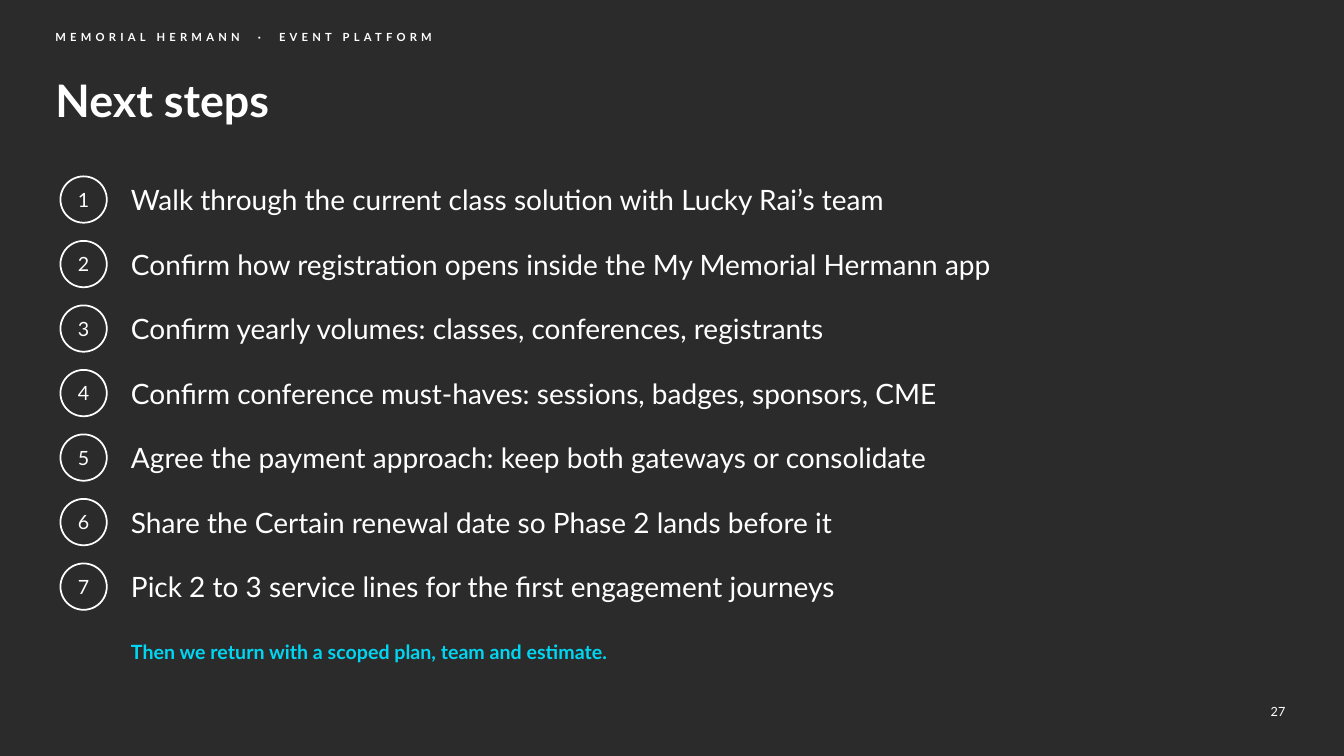
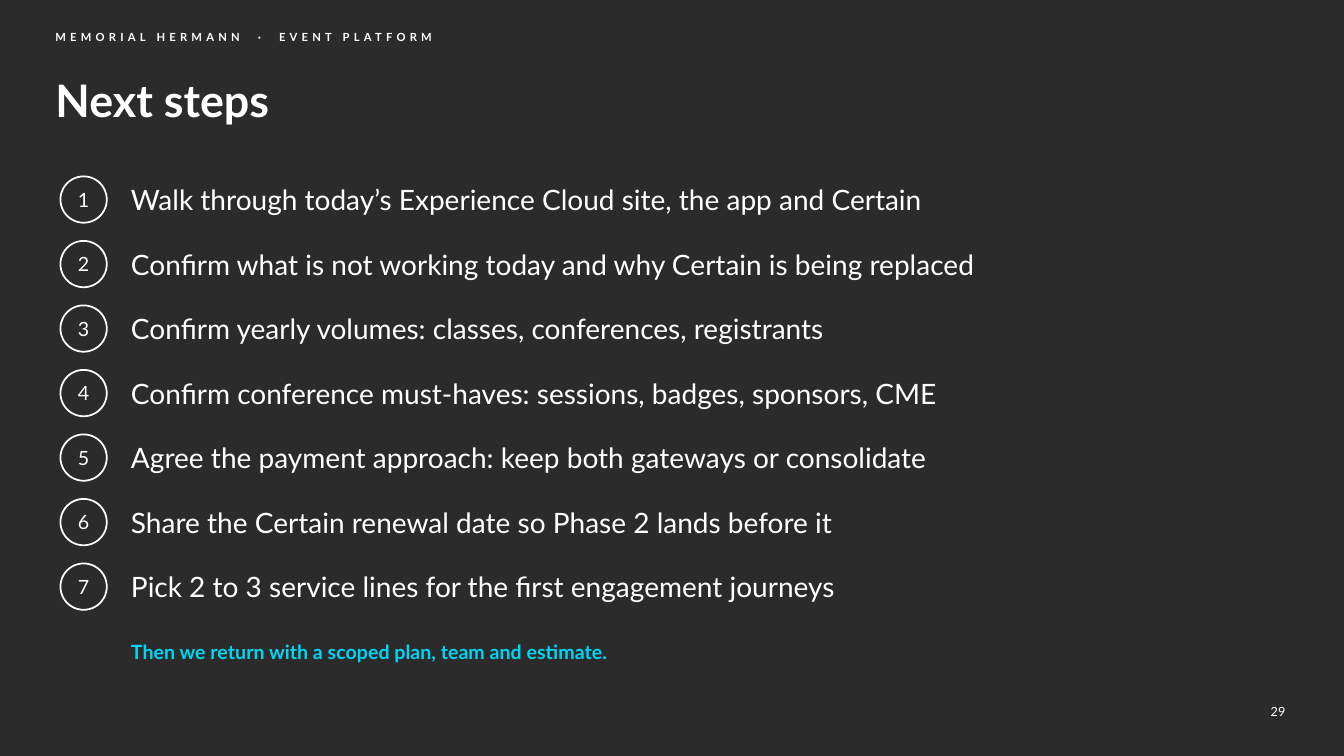
Before and after one commit to chintasurya/preSales_Memorial-hermann, a slide deck: slide 29 of deck/Memorial-Hermann-Event-Platform.pptx (slide 27 before the commit). Drawn at 1344x756 pixels with LibreOffice and Linux fonts; fonts in the diff are those of the drawing; background and template pictures are left out; a plain dark background stands for a picture behind light text. Boxes give left, top, right and bottom in pixels: in the first picture for what was removed or moved away, otherwise in the second. Text is boxed around its words. In the diff, an @@ line names an element or a change of style, - is before the commit and + after.

```diff
--- a/deck/Memorial-Hermann-Event-Platform.pptx
+++ b/deck/Memorial-Hermann-Event-Platform.pptx
@@ text at (131, 188, 922, 215): text changed @@
-Walk through the current class solution with Lucky Rai’s team
+Walk through today’s Experience Cloud site, the app and Certain
@@ text at (131, 254, 974, 280): text changed @@
-Confirm how registration opens inside the My Memorial Hermann app
+Confirm what is not working today and why Certain is being replaced
@@ page number at (1271, 707, 1286, 716): text changed @@
-27
+29
```
Also in this commit, not shown: 15 other slides changed, 4 slides added, 2 slides removed, 8 other files.
